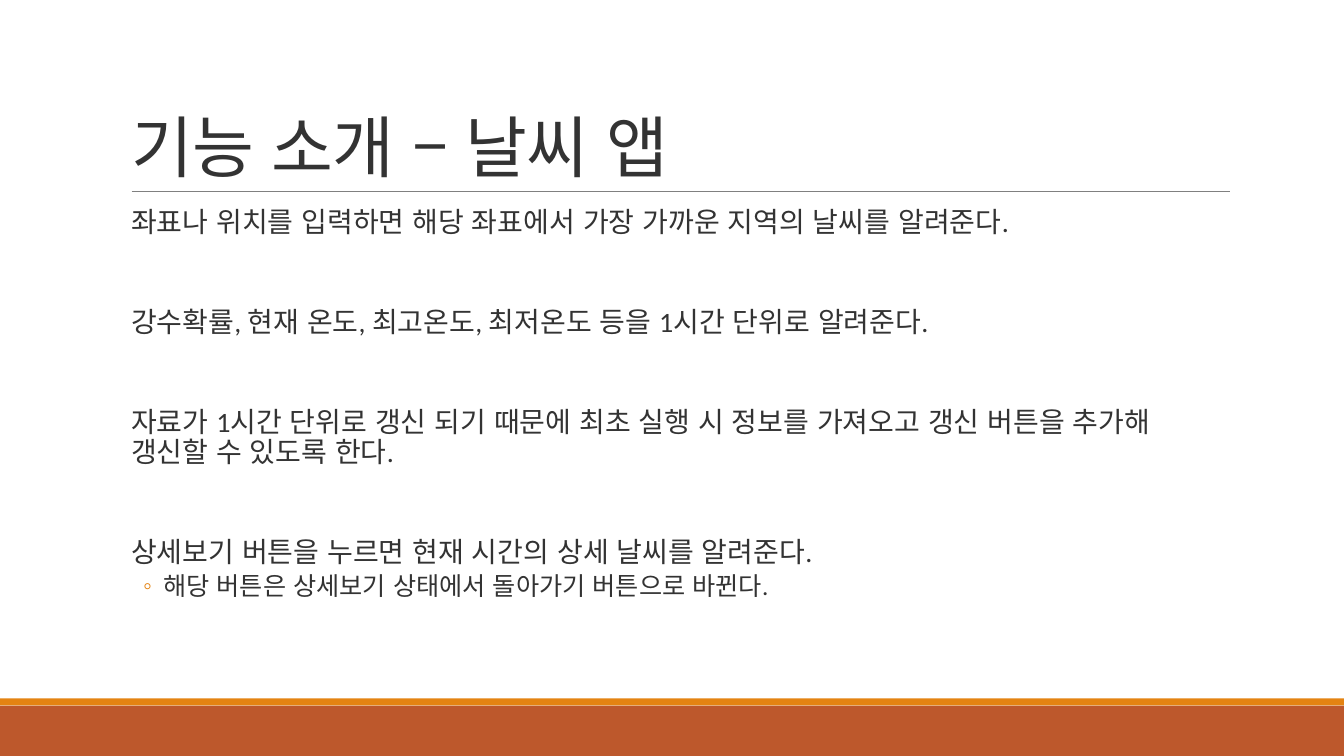
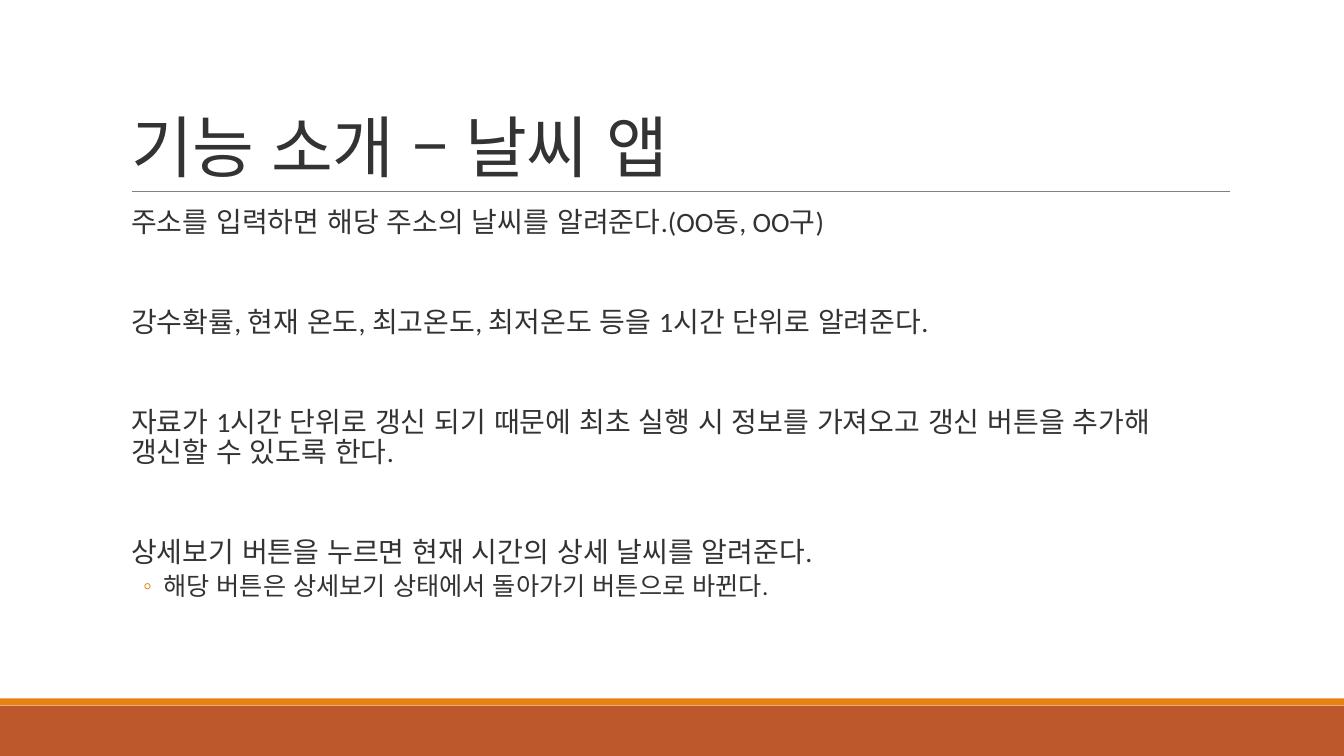
Before and after one commit to Mongzzi/scriptlang, a slide deck: slide 3 of 발표/중간발표준비.pptx. Drawn at 1344x756 pixels with LibreOffice and Linux fonts; fonts in the diff are those of the drawing. Boxes give left, top, right and bottom in pixels: in the first picture for what was removed or moved away, otherwise in the second. Text is boxed around its words. In the diff, an @@ line names an element or a change of style, - is before the commit and + after.

```diff
--- a/발표/중간발표준비.pptx
+++ b/발표/중간발표준비.pptx
@@ text at [131, 209, 824, 236]: text changed @@
-  좌표나 위치를 입력하면 해당 좌표에서 가장 가까운 지역의 날씨를 알려준다.
+  주소를 입력하면 해당 주소의 날씨를 알려준다.(OO동, OO구)
```
Also in this commit, not shown: 1 other slide changed.
